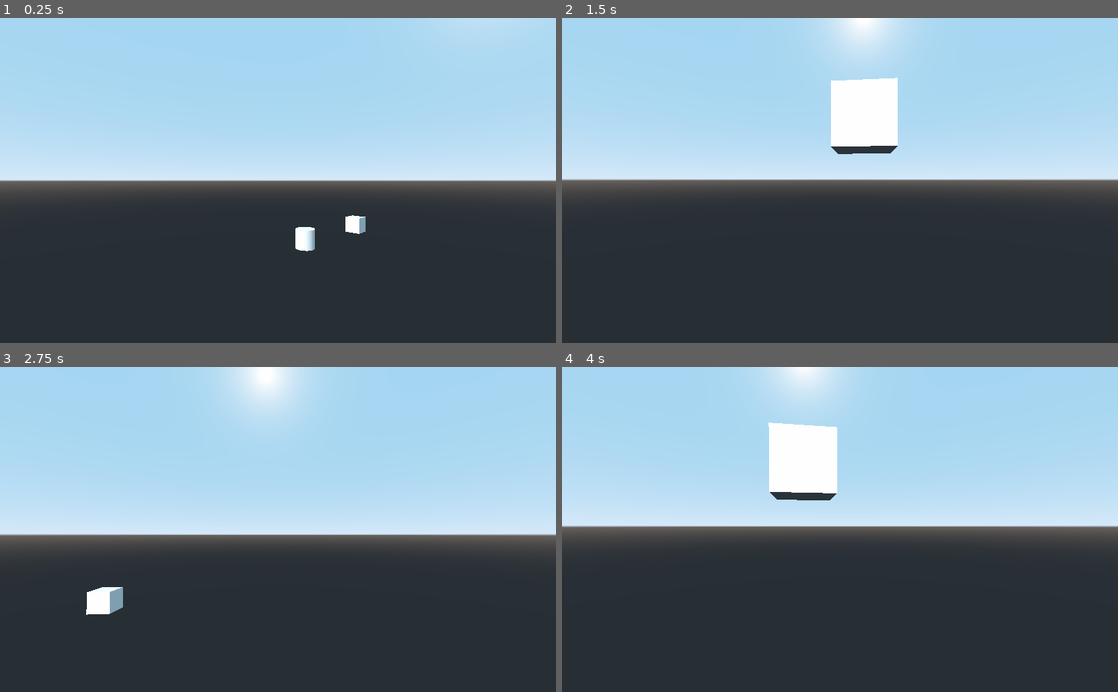
Above: before the commit, frames 1-4 (two rows, left to right).
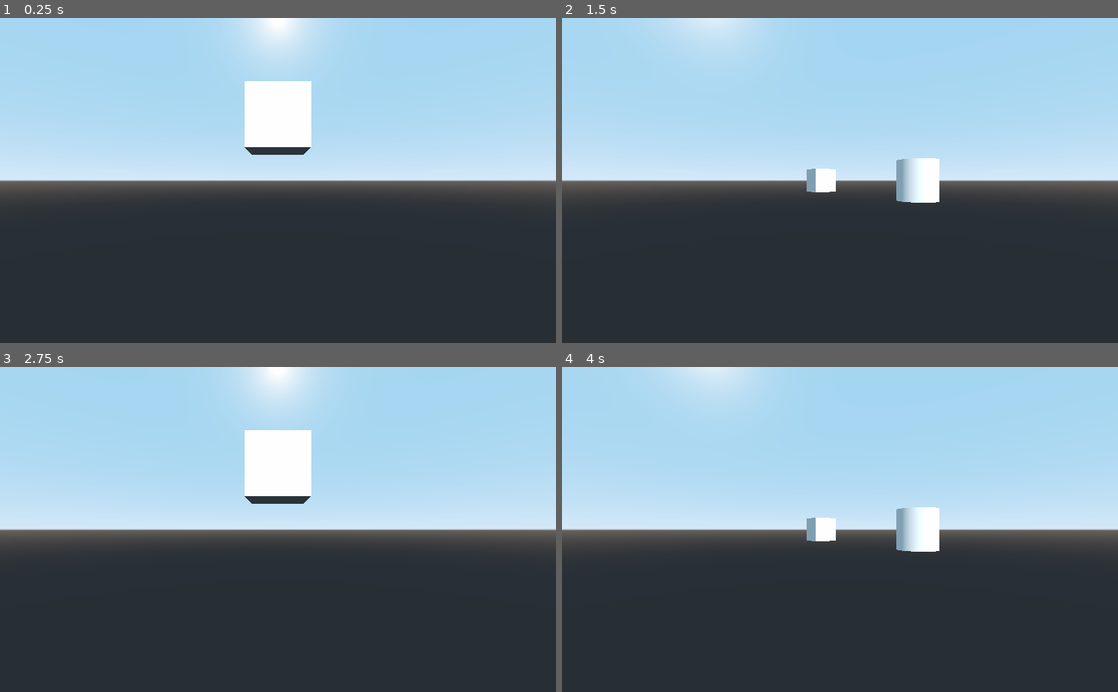
Above: after the commit, the same moments.

Repository: teratron/treaker
Game: Godot game, scene res://src/Main.tscn
Two runs of this game, one before a commit and one after it. Both use one fixed random seed, a clock stepped at 60 frames per second and the inputs below.
Inputs (mouse positions are in pixels of both pictures, inside the frame that each line leads up to):
- Up to frame 1 (0.25 s): no input
- Up to frame 2 (1.5 s): tap Enter at 0.5 s; move the mouse to (867, 180) at 0.52 s; hold W (move_forward) from 0.53 s (still down); tap C at 0.6, 1.35 s; move the mouse to (812, 180) at 1.27 s
- Up to frame 3 (2.75 s): keep holding W (move_forward); tap Space (move_up) at 2 s; move the mouse to (289, 523) at 2.02 s; tap C at 2.1 s
- Up to frame 4 (4 s): keep holding W (move_forward); move the mouse to (834, 536) at 2.77 s; tap C at 2.85, 3.6 s; move the mouse to (878, 532) at 3.52 s

The runs differ from the first frame. In frame 1, 4.8% of the frame differs, in the area x 42-90%, y 0-72%; in frame 2, 7.1%; in frame 3, 5.3%; in frame 4, 7.2%, in the area x 0-100%, y 0-57%.

Commit message:
Update Player, SwitchCamera

Diff:
--- a/app/src/Global.gd
+++ b/app/src/Global.gd
@@ -9,3 +9,15 @@
 # Path
 #var CameraSwitch = load("res://src/debug/CameraSwitch.gd")
 #var ActionMap    = load("res://src/action/ActionMap.gd")
+
+
+func _ready():
+	Input.set_mouse_mode(Input.MOUSE_MODE_CAPTURED)
+
+
+func _input(event):
+	if event.is_action_pressed("toggle_mouse_capture"):
+		if Input.get_mouse_mode() == Input.MOUSE_MODE_CAPTURED:
+			Input.set_mouse_mode(Input.MOUSE_MODE_VISIBLE)
+		else:
+			Input.set_mouse_mode(Input.MOUSE_MODE_CAPTURED)
--- a/app/src/action/ActionMap.gd
+++ b/app/src/action/ActionMap.gd
@@ -3,13 +3,13 @@
 
 func addActionMapList(list) -> void:
 	match typeof(list):
+		TYPE_DICTIONARY:
+			_setItemMap(list)
 		TYPE_ARRAY:
 			for item in list:
 				_setItemMap(item)
-		TYPE_DICTIONARY:
-			_setItemMap(list)
 		_:
-			printerr("error: action not exist")
+			printerr("error: map list not exist")
 	return
 
 
@@ -45,8 +45,6 @@
 
 func _addActionEvent(function: FuncRef, action, value) -> void:
 	match typeof(value):
-		TYPE_NIL:
-			return
 		TYPE_INT, TYPE_DICTIONARY:
 			function.call_func(action, value)
 		TYPE_ARRAY:
--- a/app/src/debug/CameraFloat.gd
+++ b/app/src/debug/CameraFloat.gd
@@ -8,24 +8,13 @@
 var velocity = Vector3()
 
 
-func _ready():
-	Input.set_mouse_mode(Input.MOUSE_MODE_CAPTURED)
-
-
 func _input(event):
-	# Mouse look (only if the mouse is captured).
 	if event is InputEventMouseMotion and Input.get_mouse_mode() == Input.MOUSE_MODE_CAPTURED:
 		# Horizontal mouse look.
 		rotate.y -= event.relative.x * MOUSE_SENSITIVITY
 		# Vertical mouse look.
 		rotate.x = clamp(rotate.x - event.relative.y * MOUSE_SENSITIVITY, -1.57, 1.57)
 		transform.basis = Basis(rotate)
-
-	if event.is_action_pressed("toggle_mouse_capture"):
-		if Input.get_mouse_mode() == Input.MOUSE_MODE_CAPTURED:
-			Input.set_mouse_mode(Input.MOUSE_MODE_VISIBLE)
-		else:
-			Input.set_mouse_mode(Input.MOUSE_MODE_CAPTURED)
 
 
 func _process(delta):
@@ -35,10 +24,6 @@
 		Input.get_action_strength("move_backword") - Input.get_action_strength("move_forward")
 	)
 
-	# Normalize motion to prevent diagonal movement from being
-	# `sqrt(2)` times faster than straight movement.
-	motion = motion.normalized()
-
-	velocity += MOVE_SPEED * delta * transform.basis.xform(motion)
+	velocity += MOVE_SPEED * delta * transform.basis.xform(motion.normalized())
 	velocity *= 0.85
 	translation += velocity
--- a/app/src/debug/CameraSwitcher.tscn
+++ /dev/null
@@ -1,6 +0,0 @@
-[gd_scene load_steps=2 format=2]
-
-[ext_resource path="res://src/debug/CameraSwitcher.gd" type="Script" id=1]
-
-[node name="CameraSwitcher" type="Node"]
-script = ExtResource( 1 )
--- a/app/src/debug/Debug.gd
+++ b/app/src/debug/Debug.gd
@@ -1,9 +1,9 @@
 extends Spatial
 
 
-var cameraSwitch = CameraSwitcher.new()
-var actionMap    = ActionMap.new()
-var actionList   = [
+var cameraSwitcher = CameraSwitcher.new()
+var actionMap  = ActionMap.new()
+var actionList = [
 	{
 		"action": "move_forward",
 		"deadzone": 0.5,
@@ -60,16 +60,14 @@
 
 
 func _ready():
+	add_child(cameraSwitcher)
+
 #	print(get_viewport())
 #	print(get_viewport().get_children())
 #	print(get_viewport().get_children()[1].get_children())
-#	print(get_viewport())
-	print(get_viewport().print_tree())
-#	print(get_viewport().get_camera())
-	for i in get_viewport().get_children():
-		prints(i as Camera)
-
-
+#	print(get_viewport().print_tree())
+#	for i in get_viewport().get_children():
+#		for j in i.get_children():
+#			prints(j, j as Camera)
 #	print(get_tree().root.print_tree())
 #	print(get_viewport().get_tree().root)
-	add_child(cameraSwitch)
--- a/app/src/player/Player.gd
+++ b/app/src/player/Player.gd
@@ -8,6 +8,7 @@
 var angularVelocity
 var angularAcceleration
 var rotationSpeed
+var isCenterLook: bool = false
 
 var rotate    = Vector3()
 var velocity  = Vector3()
@@ -46,32 +47,12 @@
 
 
 func _ready():
-	Input.set_mouse_mode(Input.MOUSE_MODE_CAPTURED)
-
-
-func _input(event):
-	# Mouse look (only if the mouse is captured).
-	if event is InputEventMouseMotion and Input.get_mouse_mode() == Input.MOUSE_MODE_CAPTURED:
-		# Horizontal mouse look.
-		rotate.y -= event.relative.x * MOUSE_SENSITIVITY
-		# Vertical mouse look.
-		rotate.x = clamp(rotate.x - event.relative.y * MOUSE_SENSITIVITY, -1.57, 1.57)
-		transform.basis = Basis(rotate)
-
-	if event.is_action_pressed("toggle_mouse_capture"):
-		if Input.get_mouse_mode() == Input.MOUSE_MODE_CAPTURED:
-			Input.set_mouse_mode(Input.MOUSE_MODE_VISIBLE)
-		else:
-			Input.set_mouse_mode(Input.MOUSE_MODE_CAPTURED)
+	pass
 
 
 func _process(delta):
 	var motion = Vector3(Input.get_action_strength("move_right") - Input.get_action_strength("move_left"), 0, 0)
 
-	# Normalize motion to prevent diagonal movement from being
-	# `sqrt(2)` times faster than straight movement.
-	motion = motion.normalized()
-
-	velocity += MOVE_SPEED * delta * transform.basis.xform(motion)
+	velocity += MOVE_SPEED * delta * transform.basis.xform(motion.normalized())
 	velocity *= 0.85
 	translation += velocity
--- a/app/src/world/World.gd
+++ b/app/src/world/World.gd
@@ -6,8 +6,17 @@
 
 
 #func _ready():
-#	pass
-
-
-#func _process(delta):
-#	pass
+#	Input.set_mouse_mode(Input.MOUSE_MODE_CAPTURED)
+#	print(get_viewport().print_tree())
+#
+#
+##func _process(delta):
+##	pass
+#
+#
+#func _input(event):
+#	if event.is_action_pressed("toggle_mouse_capture"):
+#		if Input.get_mouse_mode() == Input.MOUSE_MODE_CAPTURED:
+#			Input.set_mouse_mode(Input.MOUSE_MODE_VISIBLE)
+#		else:
+#			Input.set_mouse_mode(Input.MOUSE_MODE_CAPTURED)
--- a/app/src/world/World.tscn
+++ b/app/src/world/World.tscn
@@ -9,11 +9,12 @@
 [node name="World" type="Spatial"]
 script = ExtResource( 3 )
 
-[node name="Debug" parent="." instance=ExtResource( 1 )]
-transform = Transform( 1, 0, 0, 0, 1, 0, 0, 0, 1, 0, 0, 11 )
-
 [node name="Player" parent="." instance=ExtResource( 2 )]
 transform = Transform( 1, 0, 0, 0, 1, 0, 0, 0, 1, 0, -2, 8 )
+
+[node name="Debug" parent="." instance=ExtResource( 1 )]
+process_priority = 1
+transform = Transform( 1, 0, 0, 0, 1, 0, 0, 0, 1, 0, 0, 11 )
 
 [node name="MeshInstance" type="MeshInstance" parent="."]
 mesh = SubResource( 1 )
Not shown, changed: Makefile
